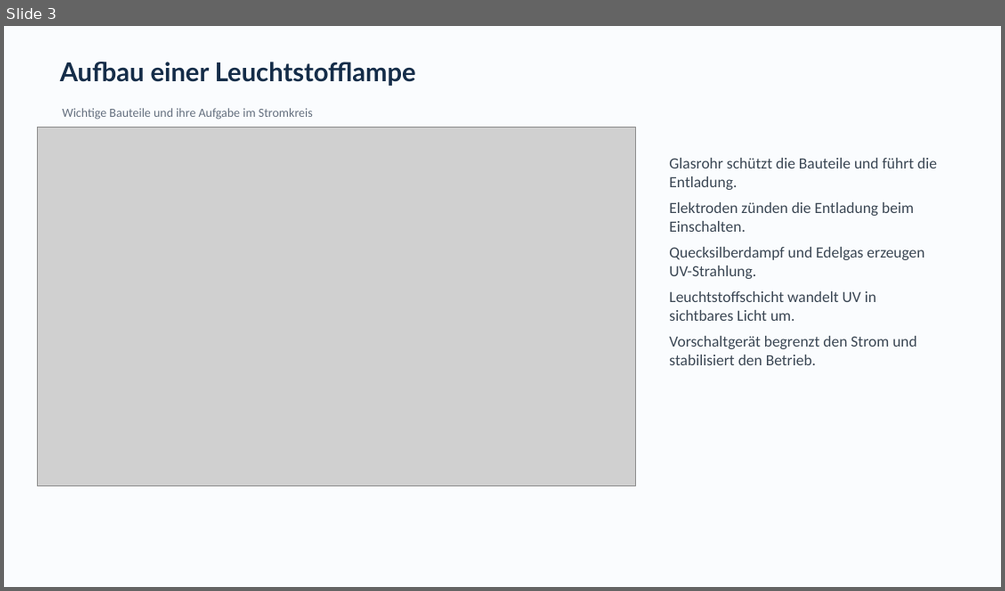
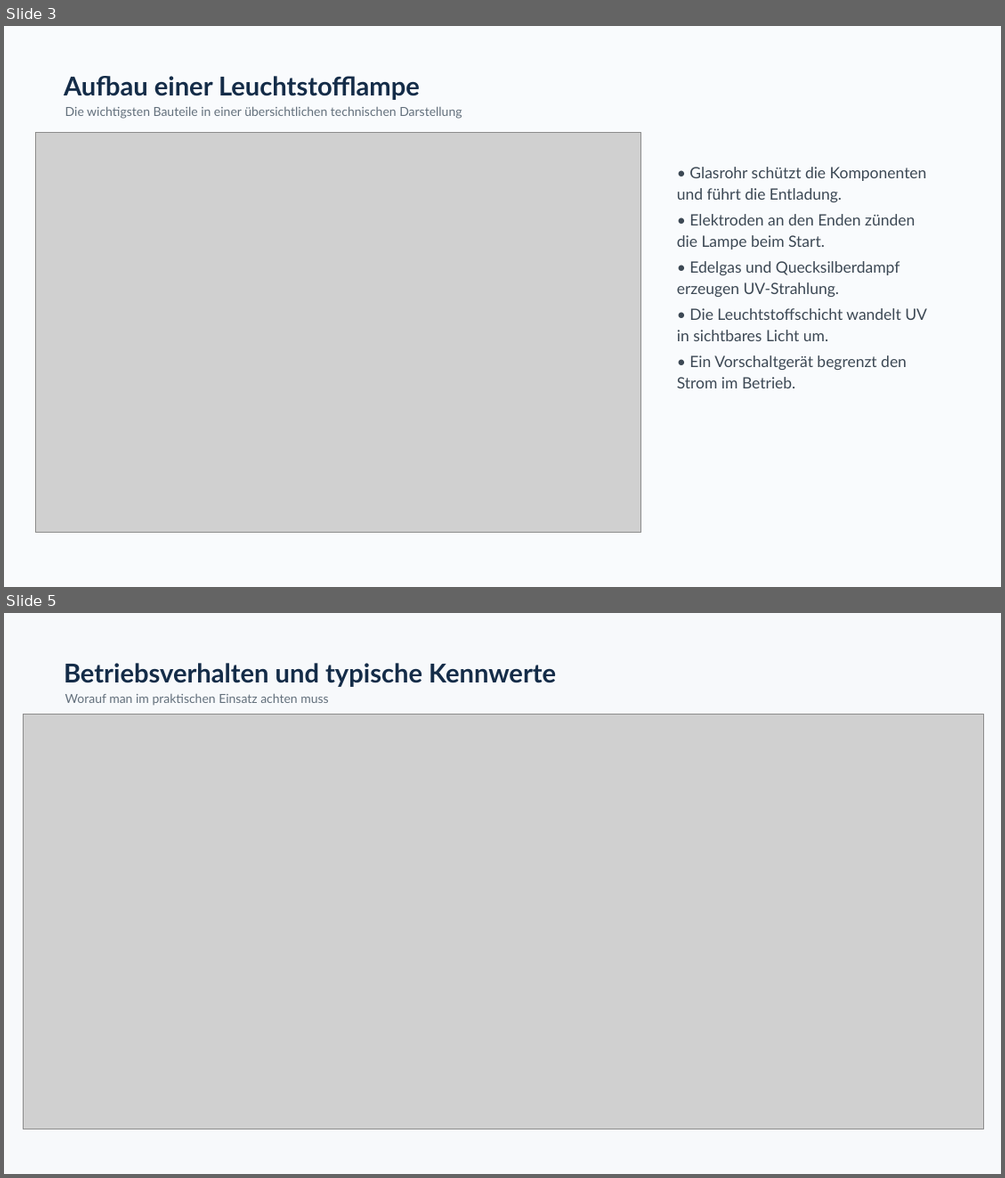
Before and after one commit to tom948899-jpg/Eulen-AGI-v1, a slide deck: Leuchtstofflampen_Praesentation.pptx. Shown one above the other, each under a label of ours: slide 3 before the commit, slides 3 and 5 after it; the slides between them are not shown. The pictures are 1005x591 and 1005x1178 pixels, drawn with LibreOffice and Linux fonts; fonts in the diff are those of the drawing; grey boxes stand for pictures. Boxes give left, top, right and bottom in pixels: in the first picture for what was removed or moved away, otherwise in the second. Text is boxed around its words. In the diff, an @@ line names an element or a change of style, - is before the commit and + after.

```diff
--- a/Leuchtstofflampen_Praesentation.pptx
+++ b/Leuchtstofflampen_Praesentation.pptx
@@ slide 5 added at [4, 613, 1001, 1174], background #F7F9FB @@
@@ text added at [64, 663, 556, 687], 25 pt, text #142C48, bold @@
+Betriebsverhalten und typische Kennwerte
@@ picture added at [23, 714, 984, 1129] @@
@@ text added at [65, 693, 328, 706], 12 pt, text #63707C @@
+Worauf man im praktischen Einsatz achten muss
@@ slide 3 changed as well @@
@@ background #FAFCFE to #F9FBFD @@
@@ text "Aufbau einer Leuchtstofflampe": place and size @@
-text "Aufbau einer Leuchtstofflampe" at [60, 62, 416, 86]
+text "Aufbau einer Leuchtstofflampe" at [64, 76, 420, 100]
@@ text "Aufbau einer Leuchtstofflampe" at [64, 76, 420, 100]: line spacing 1 to 1.2 @@
@@ picture: place and size @@
-picture at [38, 127, 636, 486]
+picture at [35, 132, 641, 532]
@@ text at [65, 106, 461, 119]: text changed; font Calibri to Lato; text colour #646F7E to #63707C @@
-Wichtige Bauteile und ihre Aufgabe im Stromkreis
+Die wichtigsten Bauteile in einer übersichtlichen technischen Darstellung
@@ text at [677, 167, 927, 388]: text changed; font Calibri to Lato; text colour #3A4653 to #3C4854 @@
-Glasrohr schützt die Bauteile und führt die Entladung.
-Elektroden zünden die Entladung beim Einschalten.
-Quecksilberdampf und Edelgas erzeugen UV-Strahlung.
-Leuchtstoffschicht wandelt UV in sichtbares Licht um.
-Vorschaltgerät begrenzt den Strom und stabilisiert den Betrieb.
+• Glasrohr schützt die Komponenten und führt die Entladung.
+• Elektroden an den Enden zünden die Lampe beim Start.
+• Edelgas und Quecksilberdampf erzeugen UV-Strahlung.
+• Die Leuchtstoffschicht wandelt UV in sichtbares Licht um.
+• Ein Vorschaltgerät begrenzt den Strom im Betrieb.
```
Also in this commit, not shown: 1 other slide changed, 7 other slides added, 8 slides removed.
